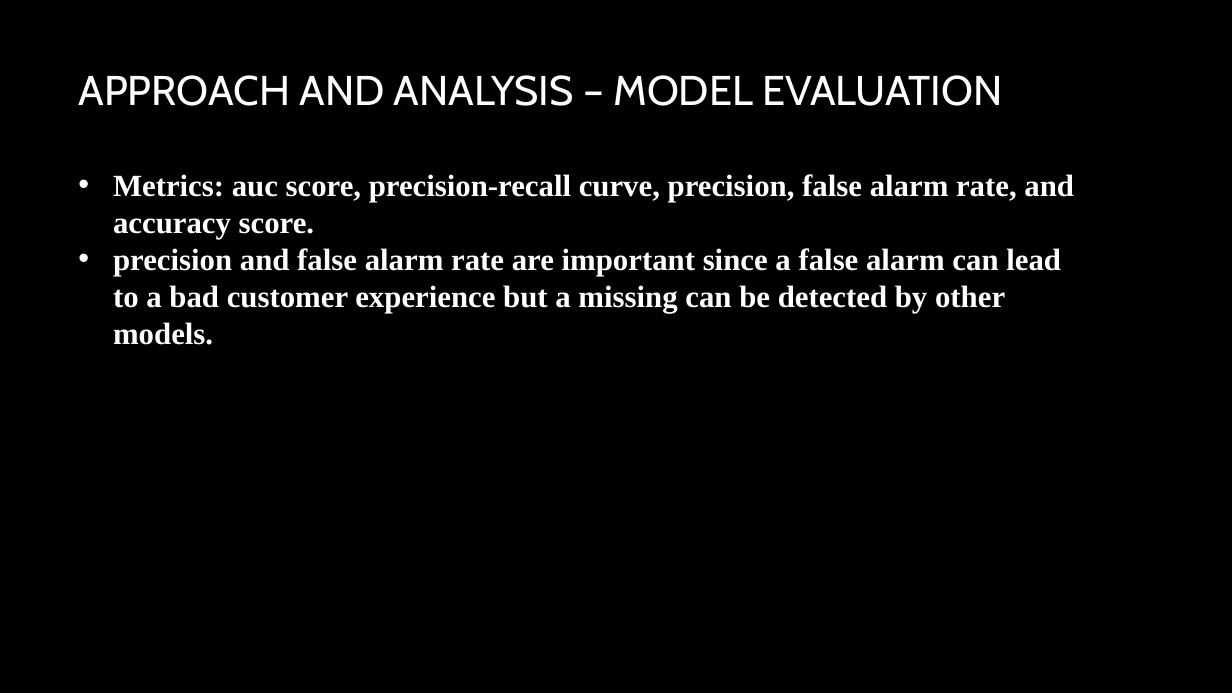
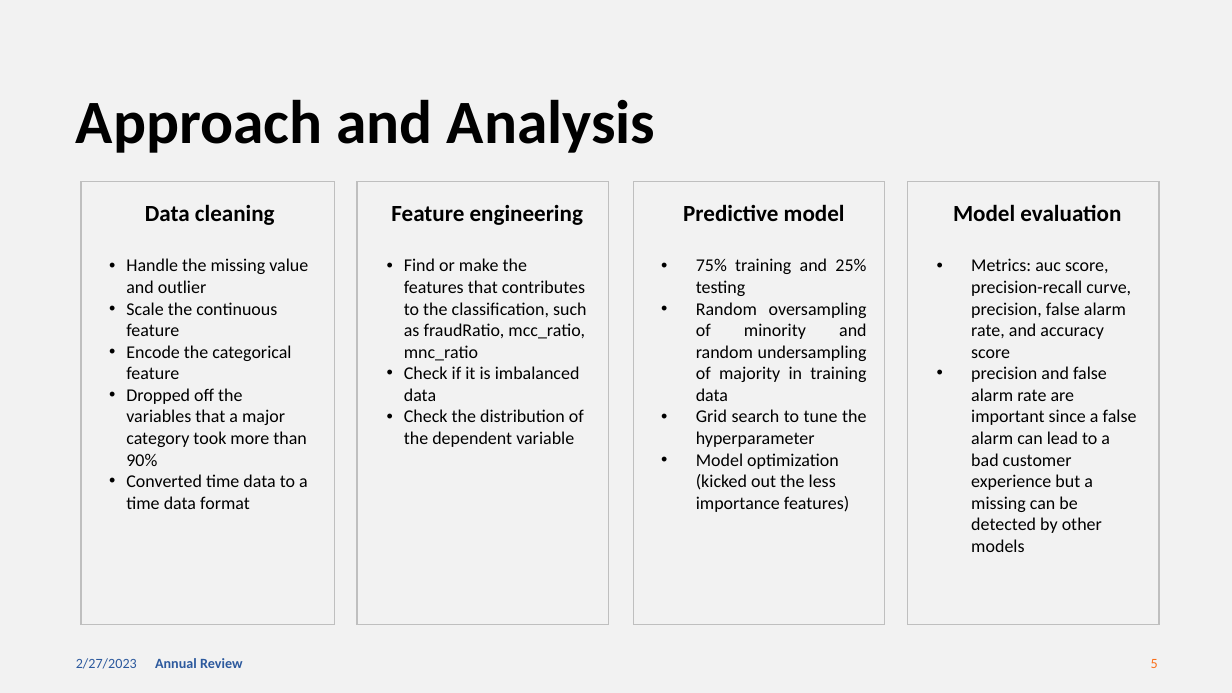
Before and after one commit to zhangjunzhe8868/Kaggle-FraudDetection, a slide deck: slide 5 of reports/Data Challenge – Fraud detection.pptx (slide 9 before the commit). Drawn at 1232x693 pixels with LibreOffice and Linux fonts; fonts in the diff are those of the drawing; background and template pictures are left out. Boxes give left, top, right and bottom in pixels: in the first picture for what was removed or moved away, otherwise in the second. Text is boxed around its words. In the diff, an @@ line names an element or a change of style, - is before the commit and + after.

```diff
--- a/reports/Data Challenge – Fraud detection.pptx
+++ b/reports/Data Challenge – Fraud detection.pptx
@@ background picture (left out) to #F2F2F2 @@
@@ title at [76, 99, 656, 153]: text changed; size 32.4 to 48 pt; font Cabin to Calibri; text colour #FFFFFF to #000000; bold on @@
-APPROACH AND ANALYSIS – MODEL EVALUATION
+Approach and Analysis
@@ rectangle added at [81, 181, 335, 625], outline #BFBFBF 1 pt @@
@@ text added at [126, 204, 308, 509], 14 pt, text #000000 @@
+Data cleaning
+• Handle the missing value and outlier
+• Scale the continuous feature
+• Encode the categorical feature
+• Dropped off the variables that a major category took more than 90%
+• Converted time data to a time data format
@@ rectangle added at [358, 181, 609, 625], outline #BFBFBF 1 pt @@
@@ text added at [391, 205, 586, 447], 14 pt, text #000000 @@
+Feature engineering
+• Find or make the features that contributes to the classification, such as fraudRatio, mcc_ratio, mnc_ratio
+• Check if it is imbalanced data
+• Check the distribution of the dependent variable
@@ rectangle added at [633, 181, 884, 625], outline #BFBFBF 1 pt @@
@@ text added at [683, 204, 867, 512], 14 pt, text #000000 @@
+Predictive model
+• 75% training and 25% testing
+• Random oversampling of minority and random undersampling of majority in training data
+• Grid search to tune the hyperparameter
+• Model optimization (kicked out the less importance features)
@@ rectangle added at [908, 181, 1159, 625], outline #BFBFBF 1 pt @@
@@ text at [953, 204, 1137, 552]: text changed; size 24 to 14 pt; font Times New Roman to Calibri; text colour #FFFFFF to #000000; bold off @@
-• Metrics: auc score, precision-recall curve, precision, false alarm rate, and accuracy score.
-• precision and false alarm rate are important since a false alarm can lead to a bad customer experience but a missing can be detected by other models.
+Model evaluation
+• Metrics: auc score, precision-recall curve, precision, false alarm rate, and accuracy score
+• precision and false alarm rate are important since a false alarm can lead to a bad customer experience but a missing can be detected by other models
@@ text added at [76, 658, 137, 669], 11 pt, text #2C599D @@
+2/27/2023
@@ text added at [155, 658, 243, 668], 11 pt, text #2C599D, bold @@
+Annual Review
@@ page number added at [1151, 659, 1158, 668], 11 pt, text #FA6F1A @@
+5
```
Also in this commit, not shown: 5 other slides changed, 3 slides added, 6 slides removed, 2 other files.
